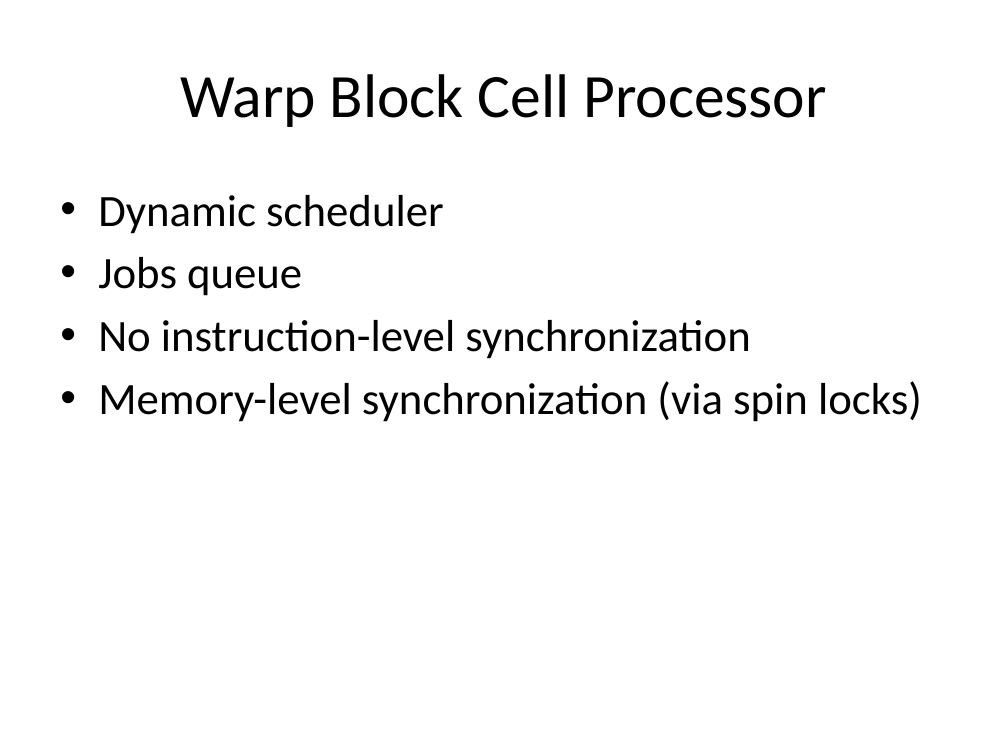
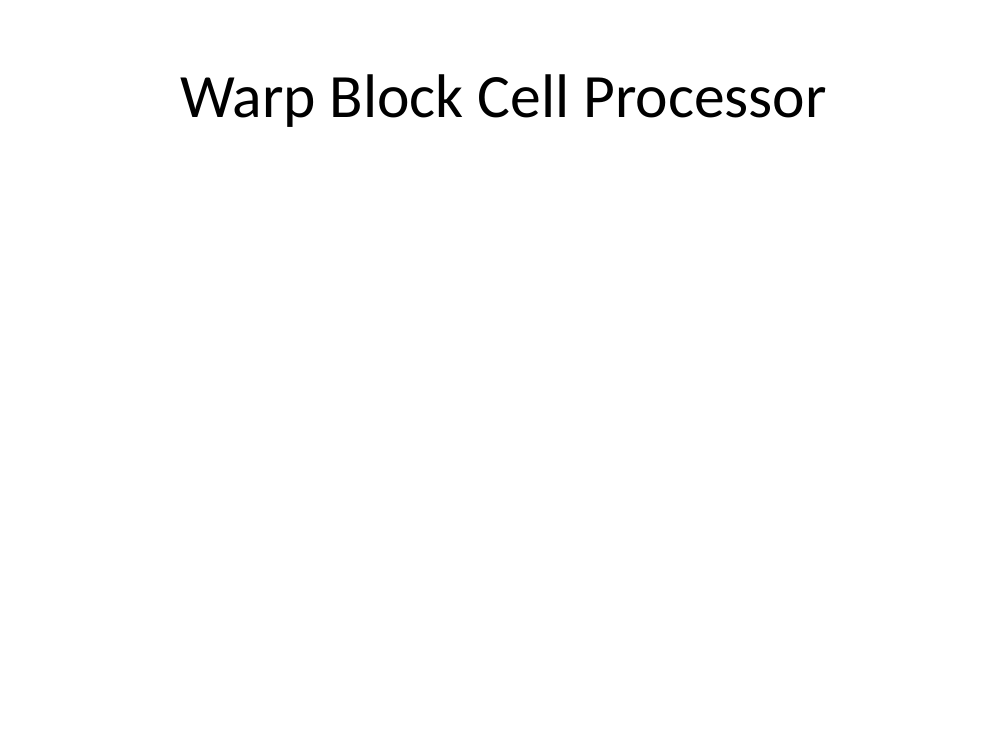
Before and after one commit to fernanor/ls1-mardyn, a slide deck: slide 8 of paper/presentation.pptx (slide 7 before the commit). Drawn at 1008x756 pixels with LibreOffice and Linux fonts; fonts in the diff are those of the drawing. Boxes give left, top, right and bottom in pixels: in the first picture for what was removed or moved away, otherwise in the second. Text is boxed around its words. In the diff, an @@ line names an element or a change of style, - is before the commit and + after.

```diff
--- a/paper/presentation.pptx
+++ b/paper/presentation.pptx
@@ text removed at [98,195,922,422] @@
-• Dynamic scheduler
-• Jobs queue
-• No instruction-level synchronization
-• Memory-level synchronization (via spin locks)
```
Also in this commit, not shown: 3 other slides changed, 3 slides added, 1 slide removed.
